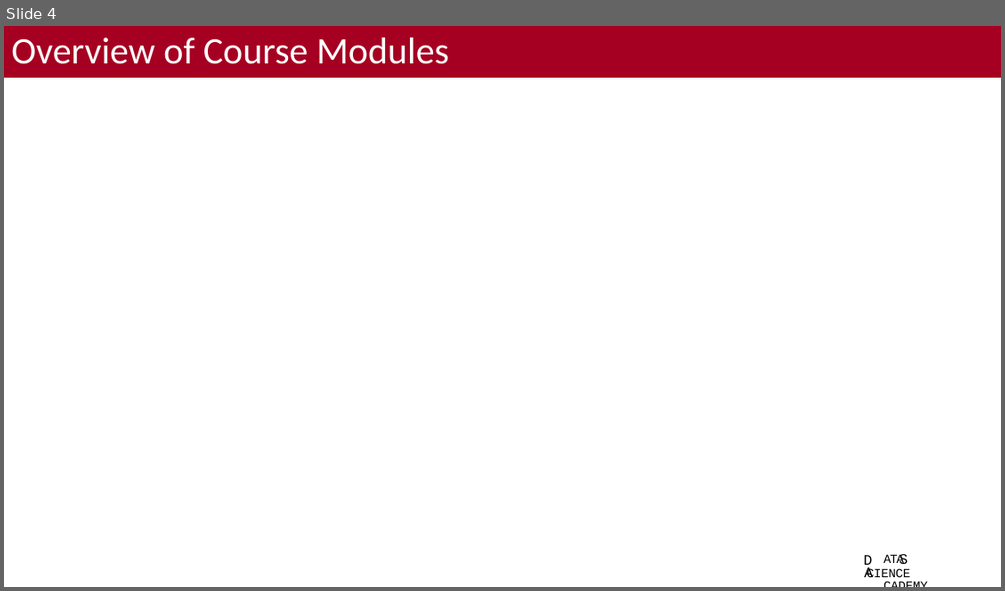
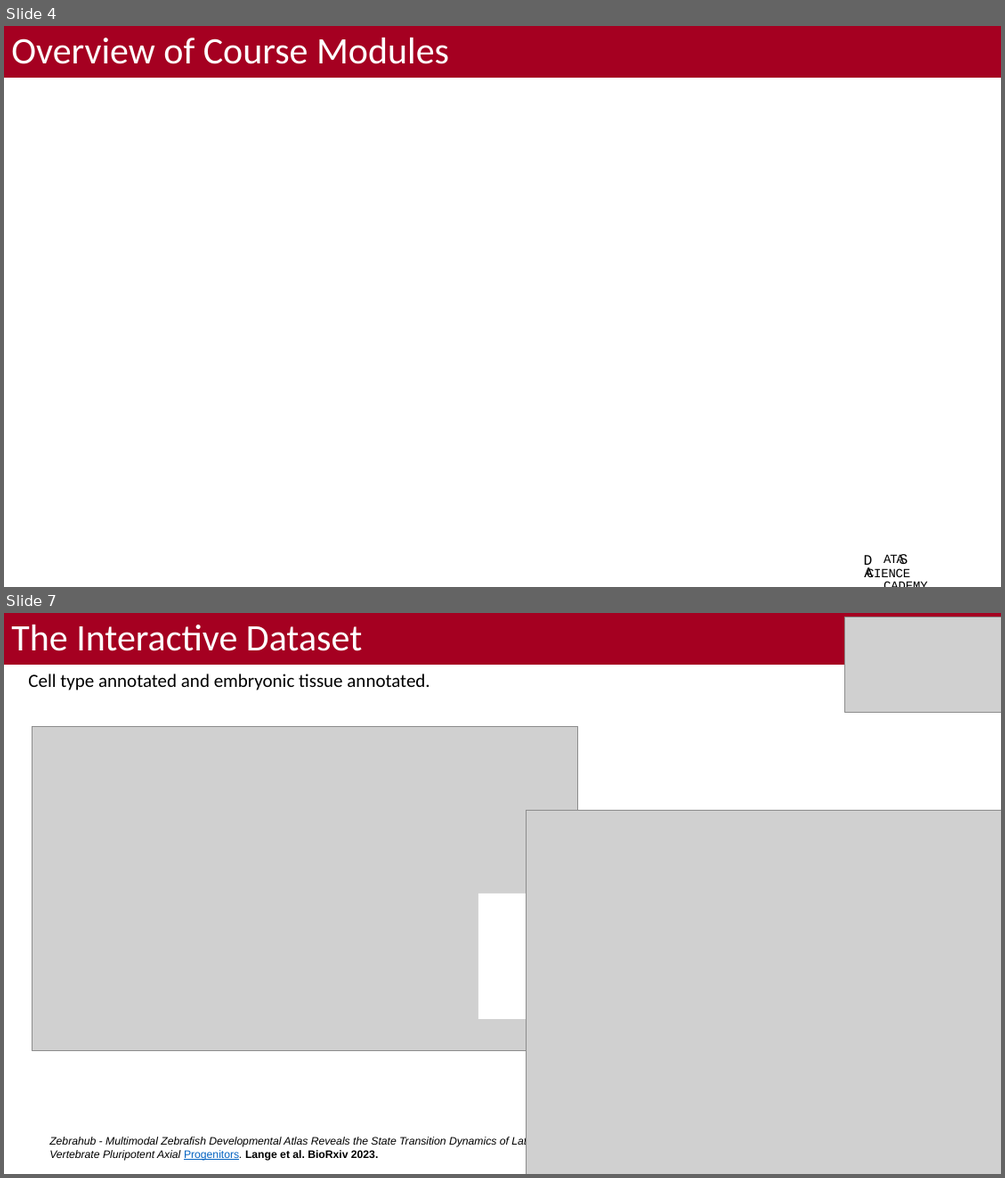
Before and after one commit to bacorli2/scrna_workshop, a slide deck: M0_Intro_Workshop/M0_Introdution_Course.pptx. Shown one above the other, each under a label of ours: slide 4 before the commit, slides 4 and 7 after it; the slides between them are not shown. The pictures are 1005x591 and 1005x1178 pixels, drawn with LibreOffice and Linux fonts; fonts in the diff are those of the drawing; grey boxes stand for pictures; background and template pictures are left out. Boxes give left, top, right and bottom in pixels: in the first picture for what was removed or moved away, otherwise in the second. Text is boxed around its words. In the diff, an @@ line names an element or a change of style, - is before the commit and + after.

```diff
--- a/M0_Intro_Workshop/M0_Introdution_Course.pptx
+++ b/M0_Intro_Workshop/M0_Introdution_Course.pptx
@@ slide 7 added at box(4, 613, 1001, 1174), background #FFFFFF @@
@@ title added at box(4, 613, 1001, 665), fill #A50021, 36 pt, text #FFFFFF @@
+The Interactive Dataset
@@ picture added at box(845, 617, 1001, 712) @@
@@ text added at box(28, 674, 429, 690), 18 pt, text #000000 @@
+Cell type annotated and embryonic tissue annotated.
@@ picture added at box(32, 727, 577, 1051) @@
@@ picture added at box(526, 811, 1001, 1174) @@
@@ rectangle added at box(478, 893, 570, 1019), fill #FFFFFF @@
@@ text added at box(49, 1136, 533, 1160), 10.5 pt, text #000000, italic @@
+Zebrahub - Multimodal Zebrafish Developmental Atlas Reveals the State Transition Dynamics of Late Vertebrate Pluripotent Axial Progenitors. Lange et al. BioRxiv 2023.
```
Also in this commit, not shown: 3 slides changed, 1 other file.
